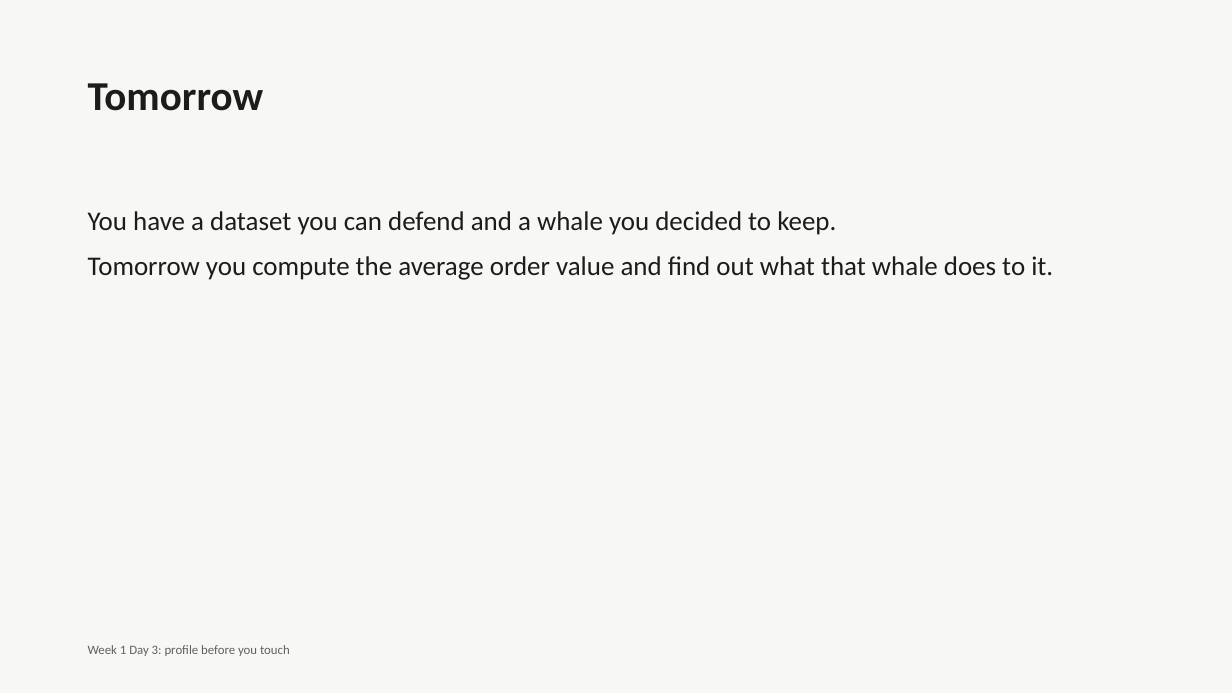
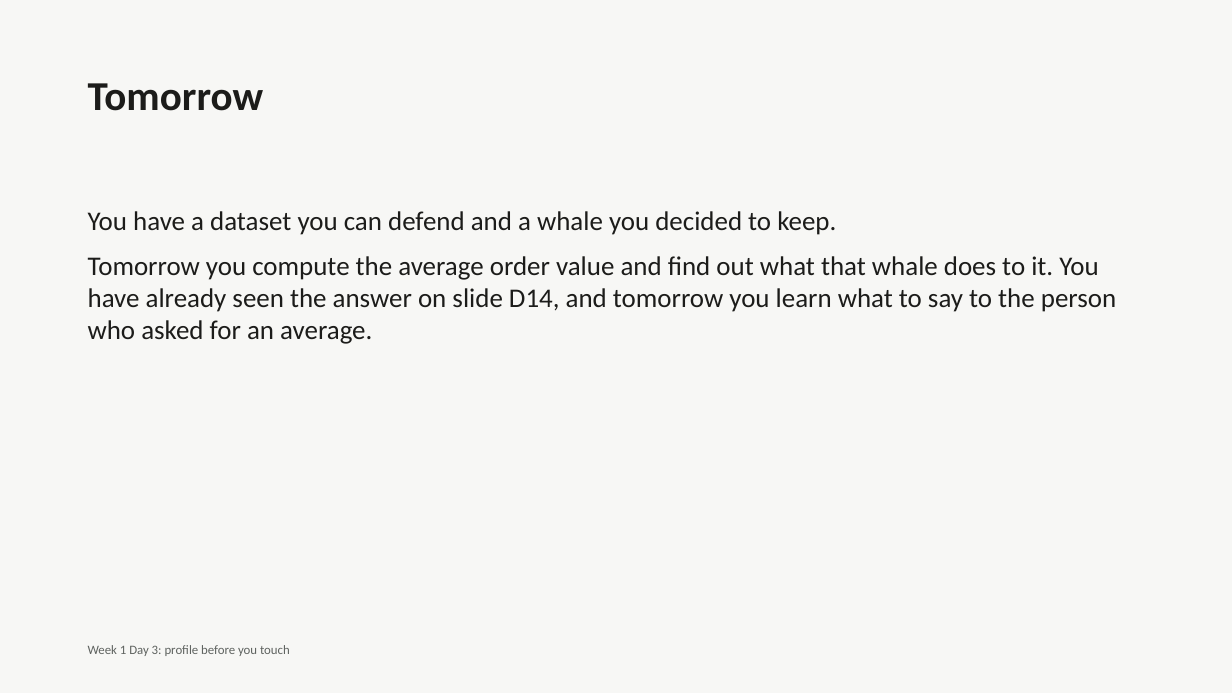
Before and after one commit to fde-academy-lab/c2-content-factory, a slide deck: slide 80 of content/W01/D3/C2_W01_D03_deck_STUDENT.pptx (slide 40 before the commit). Drawn at 1232x693 pixels with LibreOffice and Linux fonts; fonts in the diff are those of the drawing. Boxes give left, top, right and bottom in pixels: in the first picture for what was removed or moved away, otherwise in the second. Text is boxed around its words. In the diff, an @@ line names an element or a change of style, - is before the commit and + after.

```diff
--- a/content/W01/D3/C2_W01_D03_deck_STUDENT.pptx
+++ b/content/W01/D3/C2_W01_D03_deck_STUDENT.pptx
@@ text at (88, 256, 1116, 344): text changed @@
-Tomorrow you compute the average order value and find out what that whale does to it.
+Tomorrow you compute the average order value and find out what that whale does to it. You have already seen the answer on slide D14, and tomorrow you learn what to say to the person who asked for an average.
```
Also in this commit, not shown: 38 other slides changed, 40 slides added, 2 other files.
